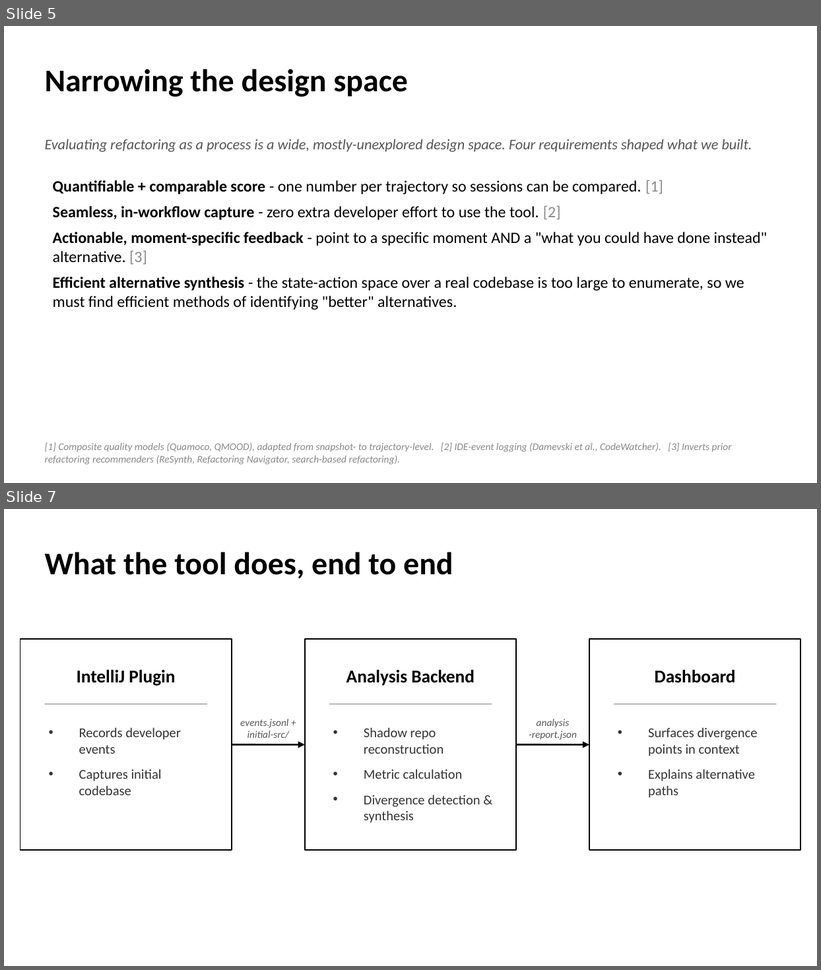
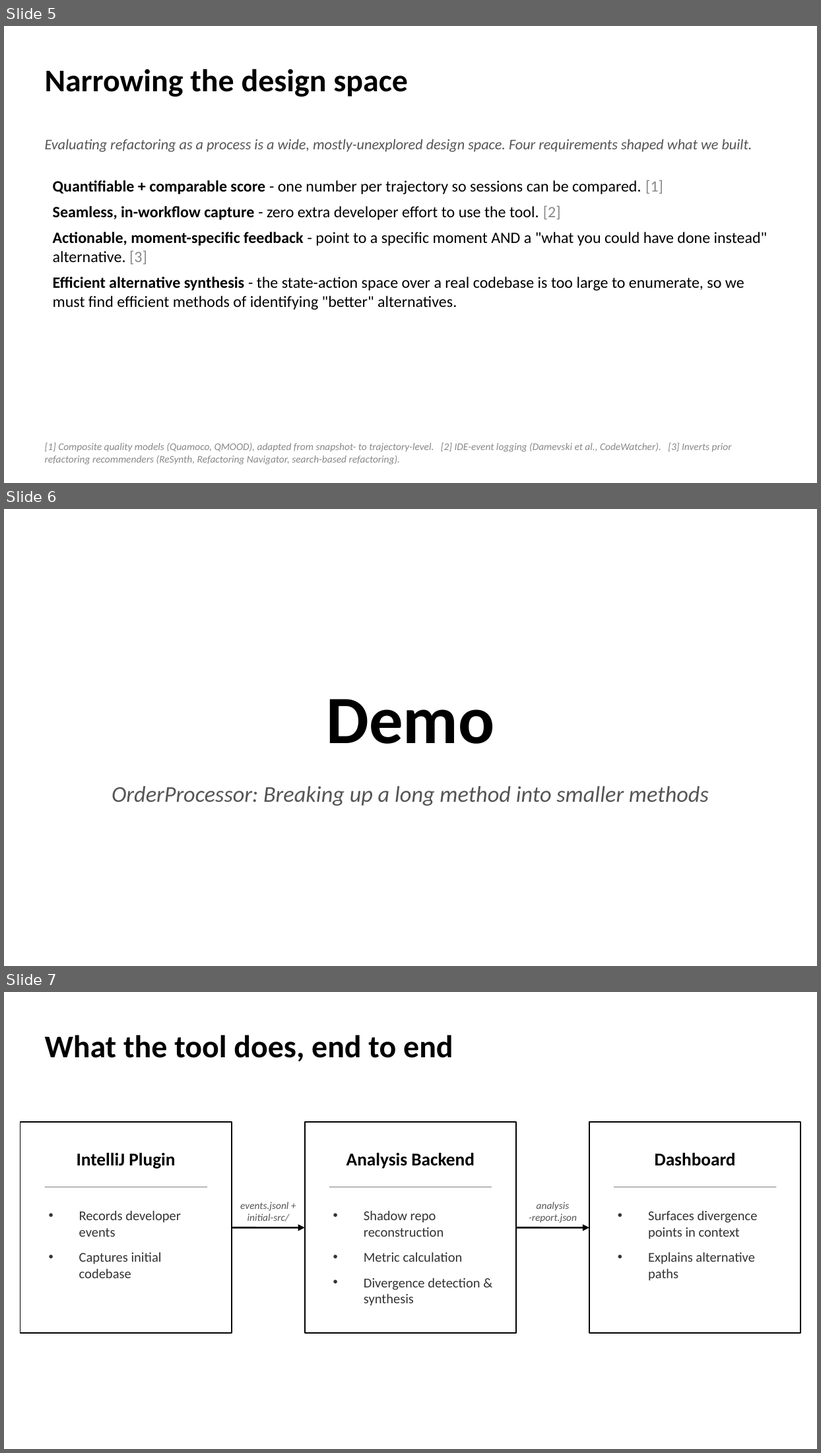
Before and after one commit to EthanHosier/fyp, a slide deck: presentation/slides.pptx. Shown one above the other, each under a label of ours: slides 5 and 7 before the commit, slides 5, 6 and 7 after it; the slides between them are not shown. The pictures are 821x970 and 821x1453 pixels, drawn with LibreOffice and Linux fonts; fonts in the diff are those of the drawing. Boxes give left, top, right and bottom in pixels: in the first picture for what was removed or moved away, otherwise in the second. Text is boxed around its words. In the diff, an @@ line names an element or a change of style, - is before the commit and + after.

```diff
--- a/presentation/slides.pptx
+++ b/presentation/slides.pptx
@@ slide 6 added at [4,509,817,966], background #FFFFFF @@
@@ text added at [326,699,494,744], 60 pt, text #000000, bold @@
+Demo
@@ text added at [112,786,709,806], 20 pt, text #555555, italic @@
+OrderProcessor: Breaking up a long method into smaller methods
```
Also in this commit, not shown: 6 slides changed, 1 slide removed, 4 other files.
